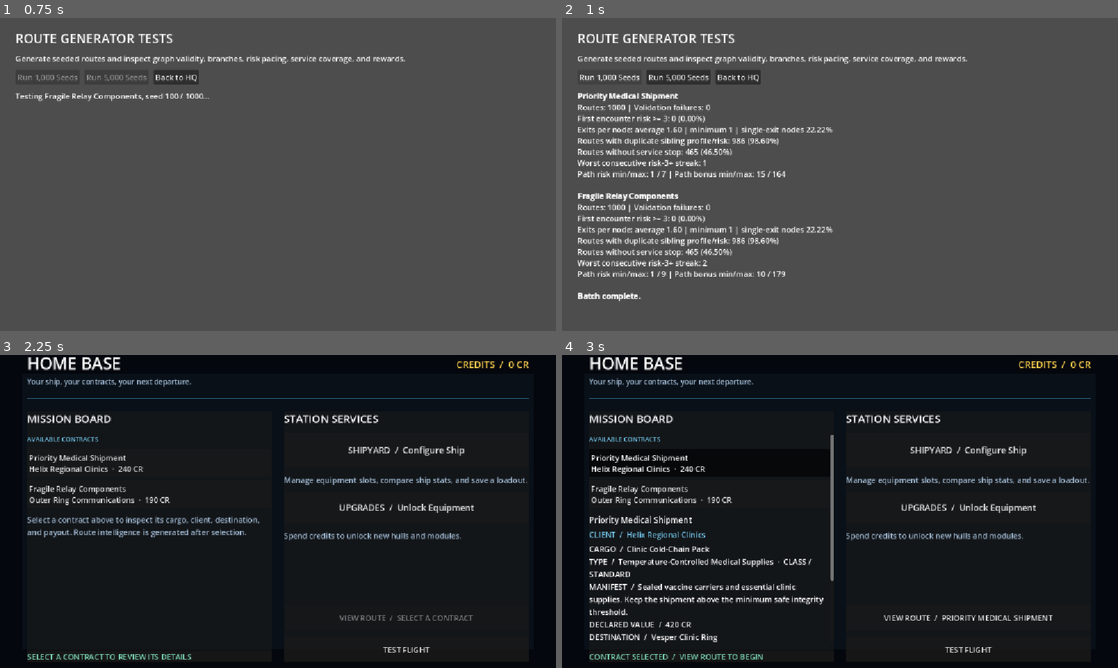
Above: before the commit, frames 1-4 (two rows, left to right).
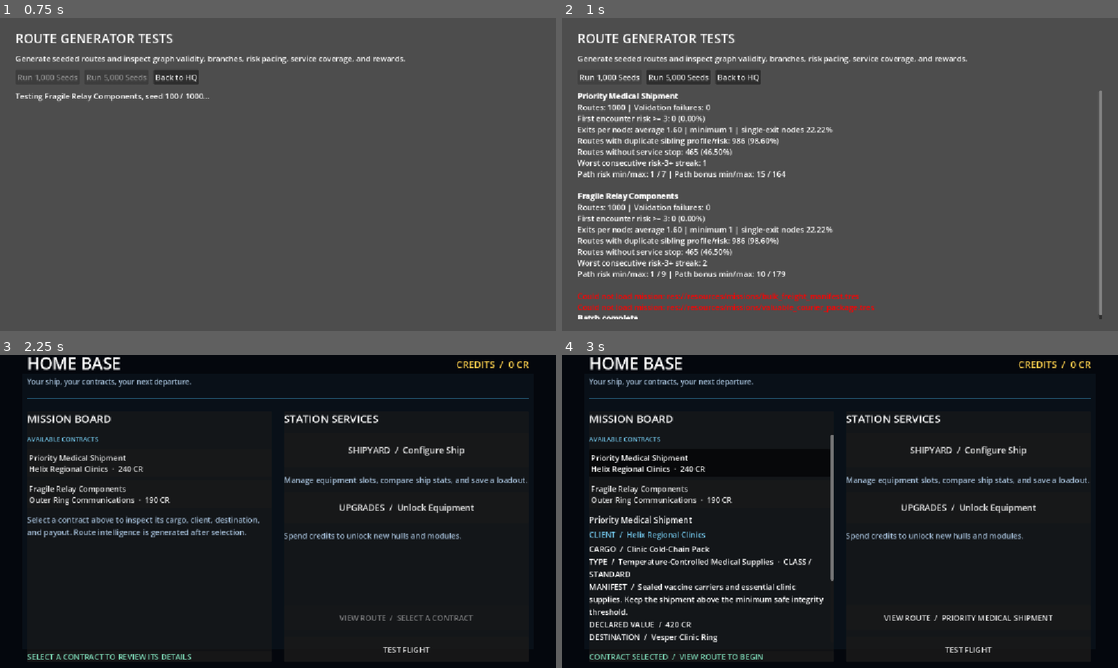
Above: after the commit, the same moments.

Repository: Bbran4/SpaceDelivery
Game: Godot game, scene res://scenes/route_test_panel.tscn
Two runs of this game, one before a commit and one after it. Both use one fixed random seed, a clock stepped at 60 frames per second and the inputs below. This scene is started directly instead of the project's main scene.
Inputs:
- Up to frame 1 (0.75 s): click "Run 1,000 Seeds" at 0.5 s
- Up to frame 2 (1 s): no input
- Up to frame 3 (2.25 s): click "Run 5,000 Seeds" at 1.25 s; click "Back to HQ" at 2 s
- Up to frame 4 (3 s): click "Priority Medical Shipment Hel…" at 2.75 s

Frame 1 is identical in both runs. In frame 2, 1.6% of the frame differs, in the area x 2-98%, y 23-97%; in frame 3, less than 0.1%; in frame 4, nothing differs.
Error in both runs: Invalid access to property or key 'process_frame' on a base object of type 'null instance'. (res://scripts/route_test_panel.gd:154)

Commit message:
Offer bulk and valuable cargo contracts

Diff:
--- a/scripts/mission_catalog.gd
+++ b/scripts/mission_catalog.gd
@@ -5,6 +5,8 @@
 const MISSION_PATHS: Array[String] = [
 	"res://resources/missions/priority_medical_shipment.tres",
 	"res://resources/missions/fragile_relay_components.tres",
+	"res://resources/missions/bulk_freight_manifest.tres",
+	"res://resources/missions/valuable_courier_package.tres",
 ]
 
 
